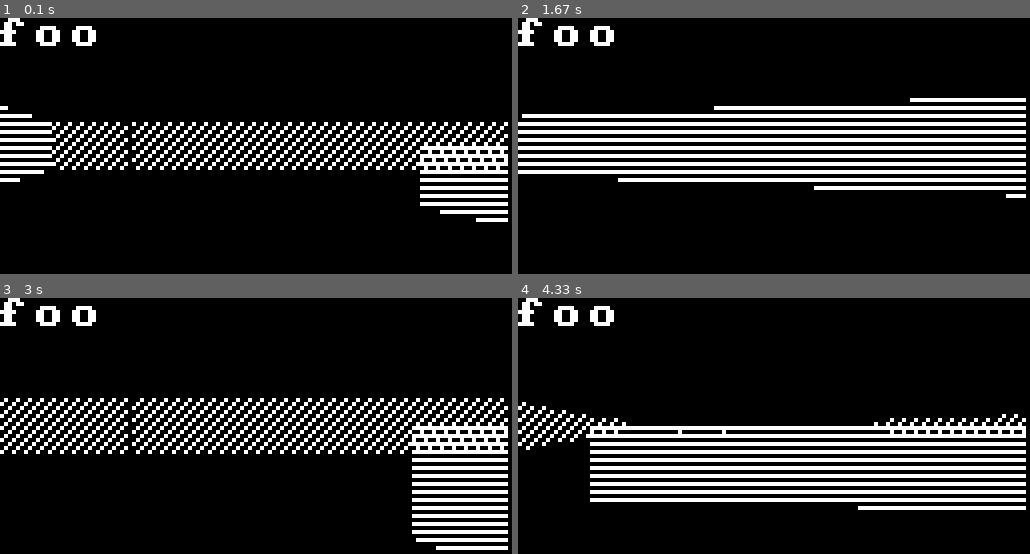
Above: before the commit, frames 1-4 (two rows, left to right).
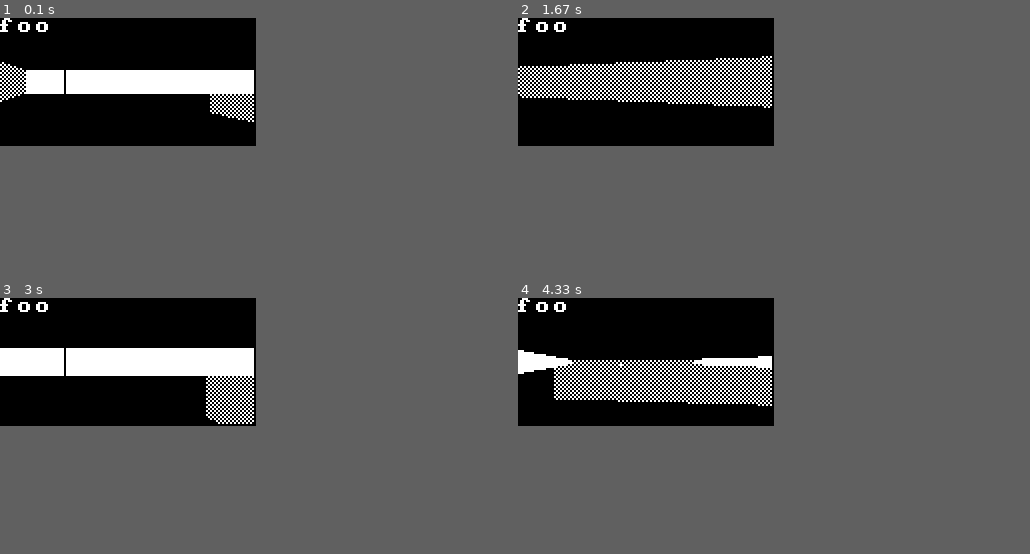
Above: after the commit, the same moments.

Repository: indigoparadox/mood
Game: pygame game, started from mood.py
The game is run twice, just before and just after one commit, with the same random seed, the same clock (stepped at 60 frames per second) and the same inputs. The source is Python 2; it was converted automatically to run under Python 3.
Inputs:
- Up to frame 1 (0.1 s): no input
- Up to frame 2 (1.67 s): hold Right 0.33-0.8 s; hold Up 0.83-1.13 s; hold Right 1.17-1.63 s
- Up to frame 3 (3 s): hold Left 1.67-2.2 s; hold Left 2.23-2.63 s; hold Up from 2.67 s (still down)
- Up to frame 4 (4.33 s): release Up at 3.03 s; hold Right 3.07-3.7 s; hold Left 3.73-4.2 s; hold Right from 4.23 s (still down)
In our replay, the window is 512x256 before the commit and 256x128 after it. These sizes can differ from the game's own. Grey fills any space a smaller window leaves; there, only what the larger window draws over its background counts as a difference.

The runs differ from the first frame. In frame 1, 15% of the frame differs, in the area x 0-100%, y 0-80%; in frame 2, 20%, in the area x 0-100%, y 0-71%; in frame 3, 18%; in frame 4, 20%.

Commit message:
Pattern fixes.

Diff:
--- a/microgfx.py
+++ b/microgfx.py
@@ -178,7 +178,7 @@
 class Gfx( object ):
 
    PATTERN_FILLED = 0
-   PATTERN_DOTS = 1
+   PATTERN_HASH = 1
    PATTERN_STRIPES_HORIZ = 2
    PATTERN_STRIPES_DIAG_1 = 3
 
@@ -189,6 +189,7 @@
       self.plane = (float( 0 ), float( 0.66 ))
       self.zoom = zoom
       self.diag_stripe_offset = 0
+      self.diag_last_x = 0
 
       if ENGINE_PYGAME == engine:
          pygame.init()
@@ -207,54 +208,62 @@
             self.screen.get_height() * self.zoom] )
 
    def text( self, text, color, x, y, bg=None ):
-      if ENGINE_PYGAME == engine:
-         char_offset = 0
-         for char in text:
-            char_bits = font8x8[ord( char )]
-            row_offset = 0
-            for row in char_bits:
-               pix_offset = 0
-               for p in xrange( 8 ):
-                  if 1 == 1 & (row >> pix_offset):
-                     pygame.draw.rect( self.screen, color, \
-                        [(x + pix_offset + (char_offset * 9)) * self.zoom, \
-                        (y + row_offset) * self.zoom, self.zoom, self.zoom] )
-                  elif bg:
-                     pygame.draw.rect( self.screen, bg, \
-                        [(x + pix_offset + (char_offset * 9)) * self.zoom, \
-                        (y + row_offset) * self.zoom, self.zoom, self.zoom] )
-                  pix_offset += 1
-               row_offset += 1
-            char_offset += 1
+      char_offset = 0
+      for char in text:
+         char_bits = font8x8[ord( char )]
+         row_offset = 0
+         for row in char_bits:
+            pix_offset = 0
+            for p in xrange( 8 ):
+               if 1 == 1 & (row >> pix_offset):
+                  self.pixel( color, \
+                     (x + pix_offset + (char_offset * 9)), \
+                     (y + row_offset) )
+               elif bg:
+                  self.pixel( bg, \
+                     (x + pix_offset + (char_offset * 9)), \
+                     (y + row_offset) )
+               pix_offset += 1
+            row_offset += 1
+         char_offset += 1
+
+   def pixel( self, color, x, y ):
+      pygame.draw.rect( self.screen, color, \
+         [x * self.zoom, y * self.zoom, self.zoom, self.zoom] )
 
    def line( self, color, x, y1, y2, pattern ):
 
-      if ENGINE_PYGAME == engine:
-         if Gfx.PATTERN_STRIPES_HORIZ == pattern:
-            for y_dot in range( y1, y2 ):
-               if 0 < y_dot % 2:
-                  continue
-               pygame.draw.rect( self.screen, color, \
-                  [x * self.zoom, y_dot * self.zoom, self.zoom, self.zoom] )
-
-         elif Gfx.PATTERN_DOTS == pattern:
-            for y_dot in range( y1, y2 ):
-               if 0 < y_dot % 2 and 0 < x % 2 \
-               or 0 == y_dot % 2 and 0 == x % 2:
-                  continue
-               pygame.draw.rect( self.screen, color, \
-                  [x * self.zoom, y_dot * self.zoom, self.zoom, self.zoom] )
-
-         elif Gfx.PATTERN_STRIPES_DIAG_1 == pattern:
-            for y_dot in range( y1, y2 ):
-               if 0 != ((self.diag_stripe_offset + y_dot) % 3):
-                  continue
-               pygame.draw.rect( self.screen, color, \
-                  [x * self.zoom, y_dot * self.zoom, self.zoom, self.zoom] )
+      if Gfx.PATTERN_STRIPES_HORIZ == pattern:
+         for y_dot in range( y1, y2 ):
+            if 0 < y_dot % 2:
+               self.pixel( (0, 0, 0), x, y_dot )
+            else:
+               self.pixel( color, x, y_dot )
+
+      elif Gfx.PATTERN_HASH == pattern:
+         for y_dot in range( y1, y2 ):
+            if 0 < y_dot % 2 and 0 < x % 2 \
+            or 0 == y_dot % 2 and 0 == x % 2:
+               continue
+            self.pixel( color, x, y_dot )
+
+      elif Gfx.PATTERN_STRIPES_DIAG_1 == pattern:
+         for y_dot in range( y1, y2 ):
+            if 0 != ((self.diag_stripe_offset + y_dot) % 3):
+               self.pixel( (0, 0, 0), x, y_dot )
+            else:
+               self.pixel( color, x, y_dot )
+
+         if x == self.diag_last_x + 1:
             self.diag_stripe_offset += 1
-
          else:
-            height = (y2 - y1) * self.zoom
+            self.diag_stripe_offset = 0
+
+         self.diag_last_x = x
+
+      else:
+         height = (y2 - y1) * self.zoom
+         if ENGINE_PYGAME == engine:
             pygame.draw.rect( self.screen, color, \
                [x * self.zoom, y1 * self.zoom, self.zoom, height] )
 
--- a/mood.py
+++ b/mood.py
@@ -10,10 +10,13 @@
 
 #from guppy import hpy
 
+ZOOM = 2
 SCREEN_H = 64
 SCREEN_W = 128
 #SCREEN_H = 480
 #SCREEN_W = 640
+#SCREEN_H = 240
+#SCREEN_W = 320
 
 X = 0
 Y = 1
@@ -99,7 +102,8 @@
             for wall in walls:
                color = (255, 255, 255)
                gfx.line( color, x, wall.draw[START], wall.draw[END], \
-                  3 if GridWall.SIDE_NS == wall.side else 2 )
+                  Gfx.PATTERN_FILLED if GridWall.SIDE_NS == wall.side else \
+                  Gfx.PATTERN_HASH )
 
             # Draw the mobs.
             for mob in mobs:
@@ -115,7 +119,7 @@
 
          gfx.wait( 10 )
 
-gfx = Gfx( (SCREEN_W, SCREEN_H), 4 )
+gfx = Gfx( (SCREEN_W, SCREEN_H), ZOOM )
 main = MainLoop( gfx, Input(), GridMap( DefaultMap ) )
 
 main.run()
